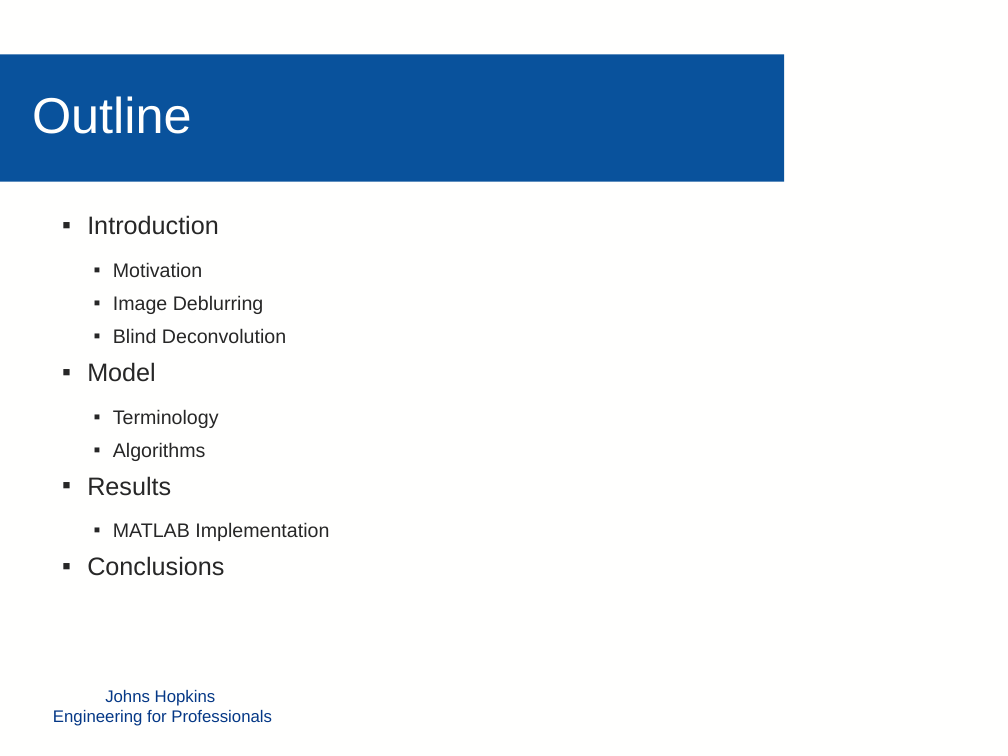
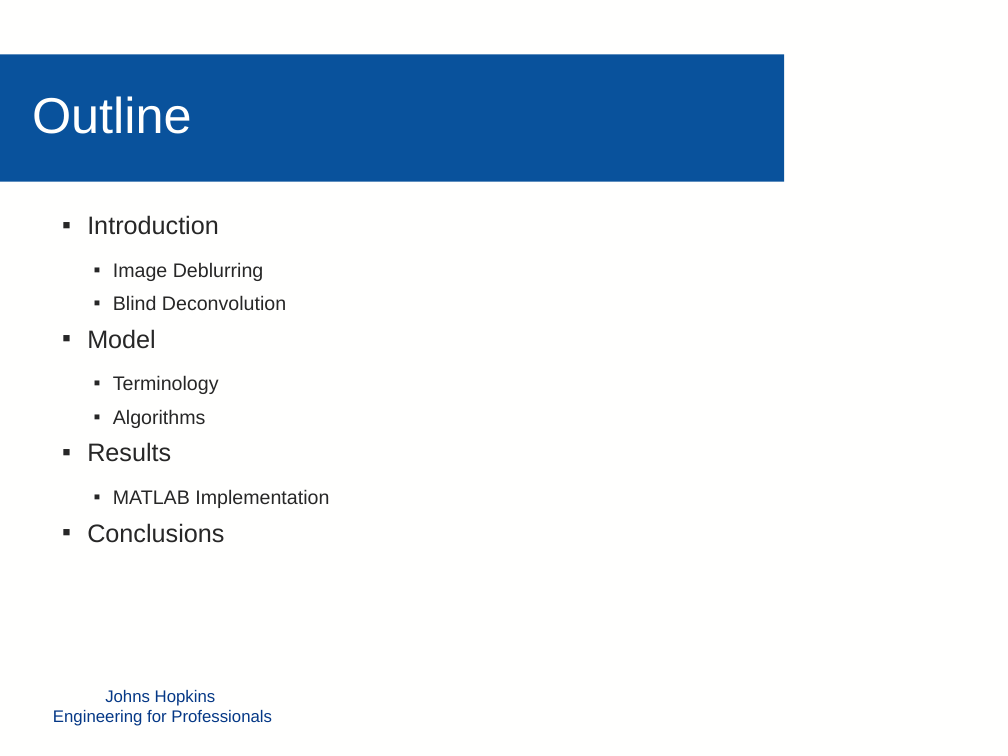
Before and after one commit to mollyn/matrixTheoryProject, a slide deck: slide 2 of Presentation/Diederich_Grassi_Nichols_PPT.pptx. Drawn at 1008x756 pixels with LibreOffice and Linux fonts; fonts in the diff are those of the drawing; background and template pictures are left out. Boxes give left, top, right and bottom in pixels: in the first picture for what was removed or moved away, otherwise in the second. Text is boxed around its words. In the diff, an @@ line names an element or a change of style, - is before the commit and + after.

```diff
--- a/Presentation/Diederich_Grassi_Nichols_PPT.pptx
+++ b/Presentation/Diederich_Grassi_Nichols_PPT.pptx
@@ text at bbox=[113, 262, 202, 277]: paragraph removed @@
-  ▪ Motivation
```
Also in this commit, not shown: 1 slide removed, 1 other file.
